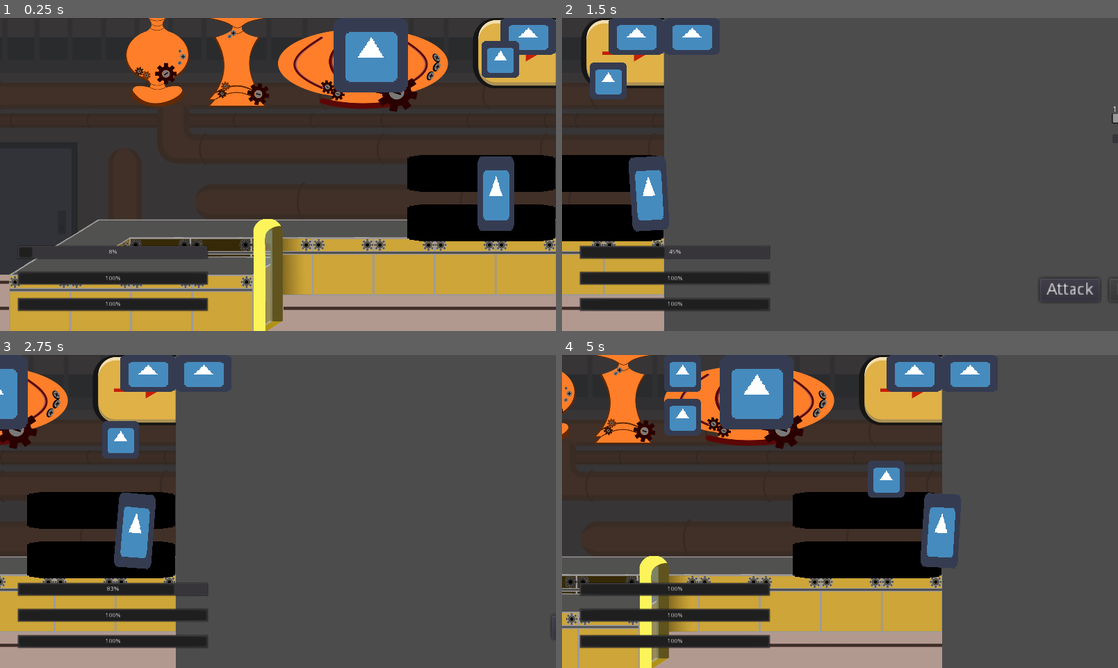
Above: before the commit, frames 1-4 (two rows, left to right).
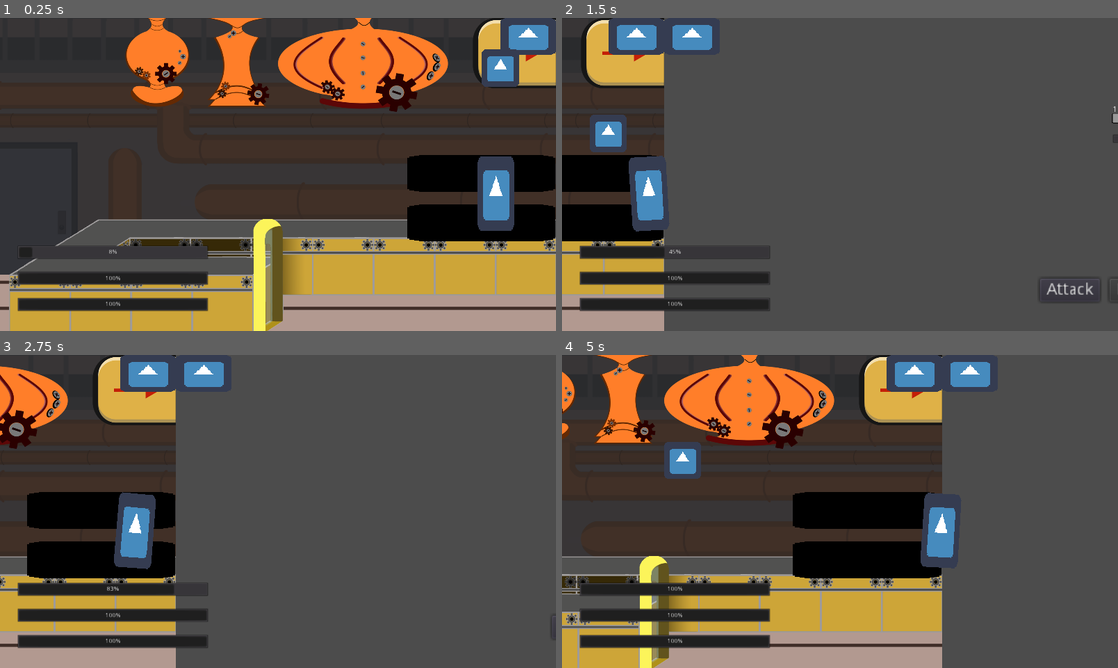
Above: after the commit, the same moments.

Repository: RubenMR99/ldjam-43
Game: Godot game, scene res://Scenes/Game.tscn
The game is run twice, just before and just after one commit, with the same random seed, the same clock (stepped at 60 frames per second) and the same inputs. The project has no main scene, so this scene is started directly. The engine's default icon, where the game draws it, is replaced by a stand-in: a white triangle on a blue panel in a dark square.
Inputs (mouse positions are in pixels of both pictures, inside the frame that each line leads up to):
- Up to frame 1 (0.25 s): no input
- Up to frame 2 (1.5 s): click (1090, 36) at 0.5 s; click (767, 36) at 1.25 s
- Up to frame 3 (2.75 s): click (350, 373) at 2 s
- Up to frame 4 (5 s): click (767, 373) at 2.75 s; click (912, 373) at 3.5 s; click (767, 373) at 4.25 s

The runs differ from the first frame. In frame 1, 3.7% of the frame differs, in the area x 60-94%, y 0-24%; in frame 2, 1.6%; in frame 3, 2.0%; in frame 4, 6.2%, in the area x 18-62%, y 0-46%.

Commit message:
monigot v0.4

Diff:
--- a/project/Scenes/fabrica.gd
+++ b/project/Scenes/fabrica.gd
@@ -2,7 +2,7 @@
 
 # class member variables go here, for example:
 # var a = 2
-# var b = "textvar"
+var stop = false
 
 func _ready():
 	# Called when the node is added to the scene for the first time.
@@ -15,5 +15,8 @@
 	pass
 
 func _on_Caldero_body_entered(body):
-	print(body)
-	body.eliminar();
+	body.entrada_caldero();
+
+
+func _on_Caldero_body_exited(body):
+	body.sortida_caldero();
--- a/project/Scenes/fabrica.tscn
+++ b/project/Scenes/fabrica.tscn
@@ -16,7 +16,7 @@
 custom_solver_bias = 0.0
 extents = Vector2( 32, 32 )
 
-[node name="Node" type="Node" index="0"]
+[node name="Fabrica" type="Node" index="0"]
 
 script = ExtResource( 1 )
 
@@ -42,6 +42,7 @@
 
 [node name="Tuberia" type="Area2D" parent="." index="2"]
 
+visible = false
 position = Vector2( 1280, 128 )
 scale = Vector2( 4, 4 )
 input_pickable = false
@@ -81,3 +82,5 @@
 }
 
 [connection signal="body_entered" from="Caldero" to="." method="_on_Caldero_body_entered"]
+
+[connection signal="body_exited" from="Caldero" to="." method="_on_Caldero_body_exited"]
--- a/project/Scripts/Tuberia.gd
+++ b/project/Scripts/Tuberia.gd
@@ -1,14 +1,16 @@
 extends Area2D
 
 const PERSONA = preload("res://Scenes/persona.tscn");
+var tipus = "MEAT"
 var temps = 0
-const temps_entre_generar = 150
+const temps_entre_generar = 200
 
 func _physics_process(delta):
 	temps = temps + 1
 	if (temps >= temps_entre_generar and GlobalVar.contador_personas < GlobalVar.MAX_PERSONAS):
 		temps = 0
 		var pers_nova = PERSONA.instance()
+		pers_nova.asignar(tipus)
 		GlobalVar.contador_personas += 1
 		get_parent().add_child(pers_nova)
 		pers_nova.position = $Position2D.global_position
--- a/project/Scripts/monigote.gd
+++ b/project/Scripts/monigote.gd
@@ -6,6 +6,11 @@
 var clicant_ant = false
 var deixat_anar = false
 var entra_deixar = false
+
+var valor = 15;
+var tipus;
+var stage = 0;
+
 var target = Vector2()
 var velocity = Vector2()
 var scale_d = Vector2(1,1)
@@ -14,6 +19,14 @@
 var next_scale = Vector2()
 var pos_inicial = Vector2()
 var pos_calderon = Vector2()
+
+const p_1 = Vector2(0,640)
+const p_2 = Vector2(384,0)
+const p_3 = Vector2(0,832)
+const p_4 = Vector2(896,0)
+
+func asignar(tipus_n):
+	tipus = tipus_n
 
 func _on_KinematicBody2D_mouse_entered():
 	asobre = true
@@ -33,10 +46,8 @@
 
 	if (asobre and clicant):
 		agafar()
-		clicant_ant = true
 	elif(asobre and clicant_ant):
 		deixat_anar = true
-
 	if (deixat_anar and not entra_deixar):
 		deixar_anar()
 	elif(entra_deixar and not clicant):
@@ -45,24 +56,59 @@
 	scale.y = lerp(scale.y, next_scale.y, 0.2);
 	scale.x = lerp(scale.x, next_scale.x, 0.2);
 
-	if (movent):
+	if (movent and !get_parent().stop):
+		position = guia(position)
 		pos_inicial = position
-		position.y = position.y + 1
+	elif (!get_parent().stop):
+		pos_inicial = guia(pos_inicial)
+
+func guia(posicio_actual):
+	if (posicio_actual.y < p_1.y and stage == 0):
+		posicio_actual.y += 3
+		if posicio_actual.y >= p_1.y:
+			stage = 1
+	elif (stage == 1):
+		posicio_actual.x -= 2
+		print(posicio_actual)
+		if posicio_actual.x <= p_2.x:
+			stage = 2
+	elif (stage == 2):
+		posicio_actual.x -= 2
+		posicio_actual.y += 2
+		if posicio_actual.y >= p_3.y:
+			stage = 3
+	elif (stage == 3):
+		posicio_actual.x += 2
+		if (posicio_actual.x >= p_4.x):
+			stage = 4
+	elif (stage == 4):
+		get_parent().stop = true;
+	return posicio_actual
 
 func agafar():
+	movent = false;
 	position = get_global_mouse_position()
 	next_scale = scale_2
+	clicant_ant = true
 
 func deixar_anar():
 	position.y = lerp(position.y, pos_inicial.y, 0.1);
 	position.x = lerp(position.x, pos_inicial.x, 0.1);
-	#position = pos_inicial
-	if(position.y  == pos_inicial.y):
+	if(abs(position.y - pos_inicial.y) < 5):
+		position = pos_inicial
 		deixat_anar = false;
+		movent = true
+
+func entrada_caldero():
+	entra_deixar = true
+
+func sortida_caldero():
+	entra_deixar = false
 
 func eliminar():
-	if (not clicant):
-		print("sweet spot")
-		queue_free()
-		entra_deixar = false
-		GlobalVar.contador_personas -= 1
+	if (tipus == "MEAT"):
+		GlobalVar.meat_rec += valor
+		print(GlobalVar.meat_rec)
+	GlobalVar.contador_personas -= 1
+	get_parent().stop = false;
+	queue_free()
